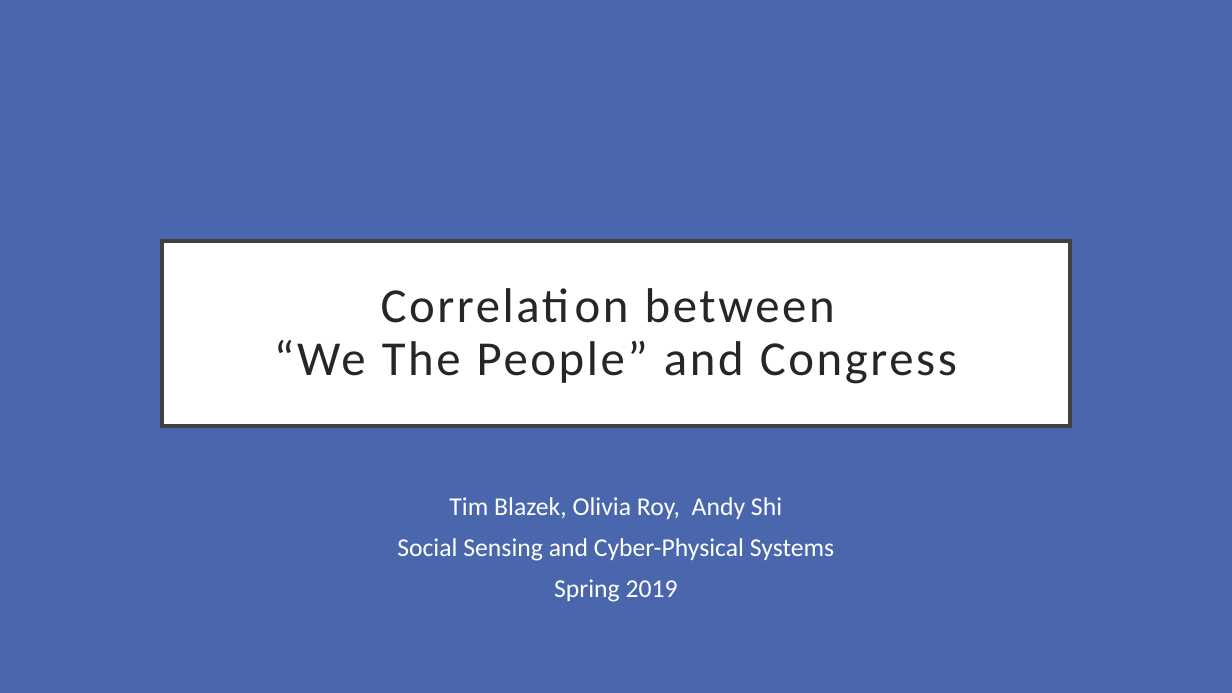
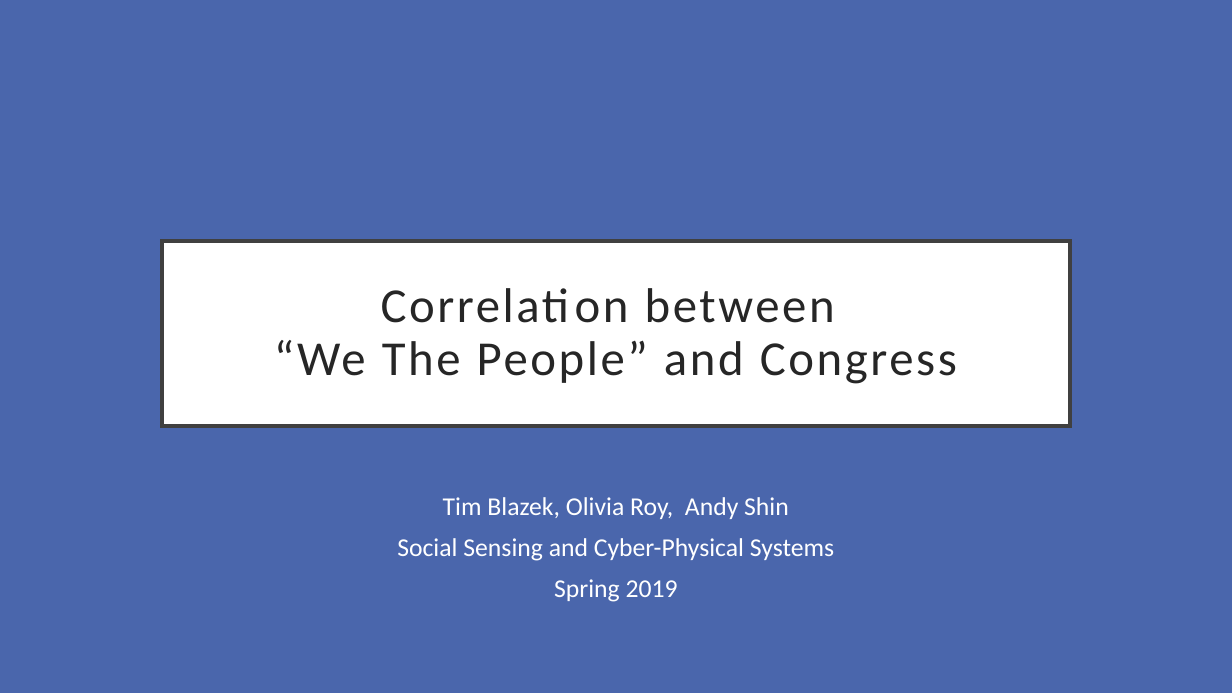
Before and after one commit to oliviaroy20/SocialSensing, a slide deck: slide 1 of Mid-Term Presenation.pptx. Drawn at 1232x693 pixels with LibreOffice and Linux fonts; fonts in the diff are those of the drawing. Boxes give left, top, right and bottom in pixels: in the first picture for what was removed or moved away, otherwise in the second. Text is boxed around its words. In the diff, an @@ line names an element or a change of style, - is before the commit and + after.

```diff
--- a/Mid-Term Presenation.pptx
+++ b/Mid-Term Presenation.pptx
@@ subtitle at [443,497,789,519]: text changed @@
-Tim Blazek, Olivia Roy, Andy Shi
+Tim Blazek, Olivia Roy, Andy Shin
```
Also in this commit, not shown: 6 other slides changed.
